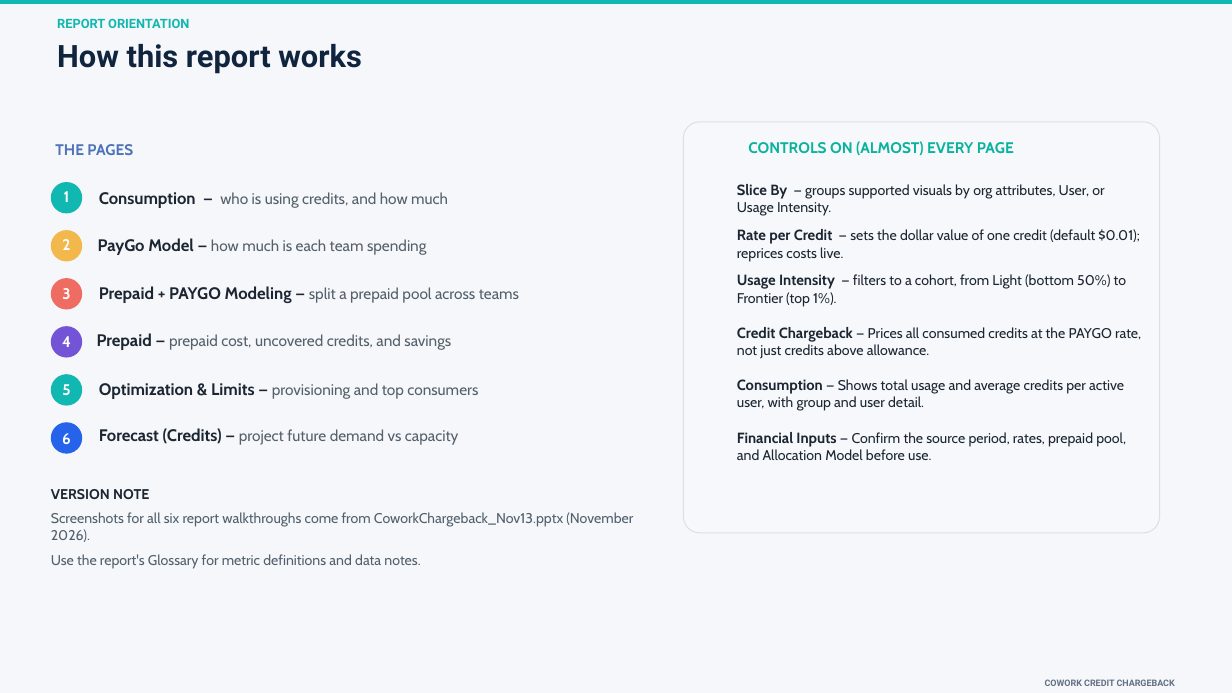
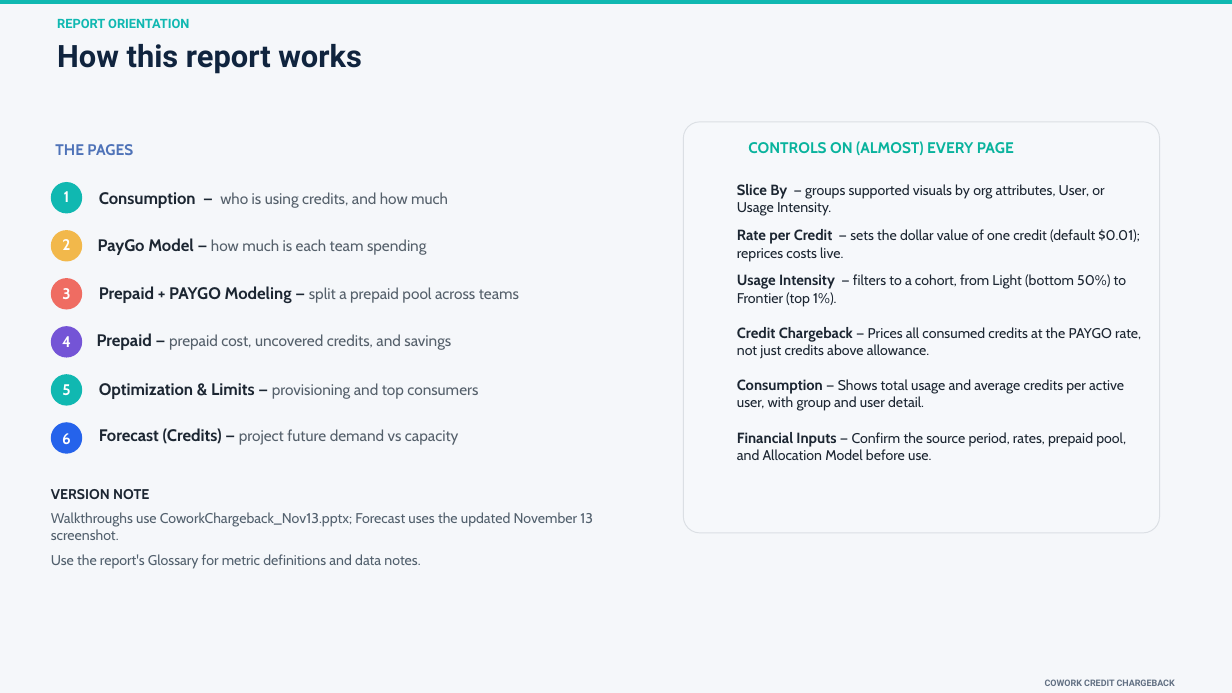
Before and after one commit to microsoft/CreditUsage, a slide deck: slide 10 of Cowork Chargeback - Report Reading Guide.pptx. Drawn at 1232x693 pixels with LibreOffice and Linux fonts; fonts in the diff are those of the drawing. Boxes give left, top, right and bottom in pixels: in the first picture for what was removed or moved away, otherwise in the second. Text is boxed around its words. In the diff, an @@ line names an element or a change of style, - is before the commit and + after.

```diff
--- a/Cowork Chargeback - Report Reading Guide.pptx
+++ b/Cowork Chargeback - Report Reading Guide.pptx
@@ text at [51, 512, 593, 540]: text changed @@
-Screenshots for all six report walkthroughs come from CoworkChargeback_Nov13.pptx (November 2026).
+Walkthroughs use CoworkChargeback_Nov13.pptx; Forecast uses the updated November 13 screenshot.
```
Also in this commit, not shown: 1 other slide changed.
